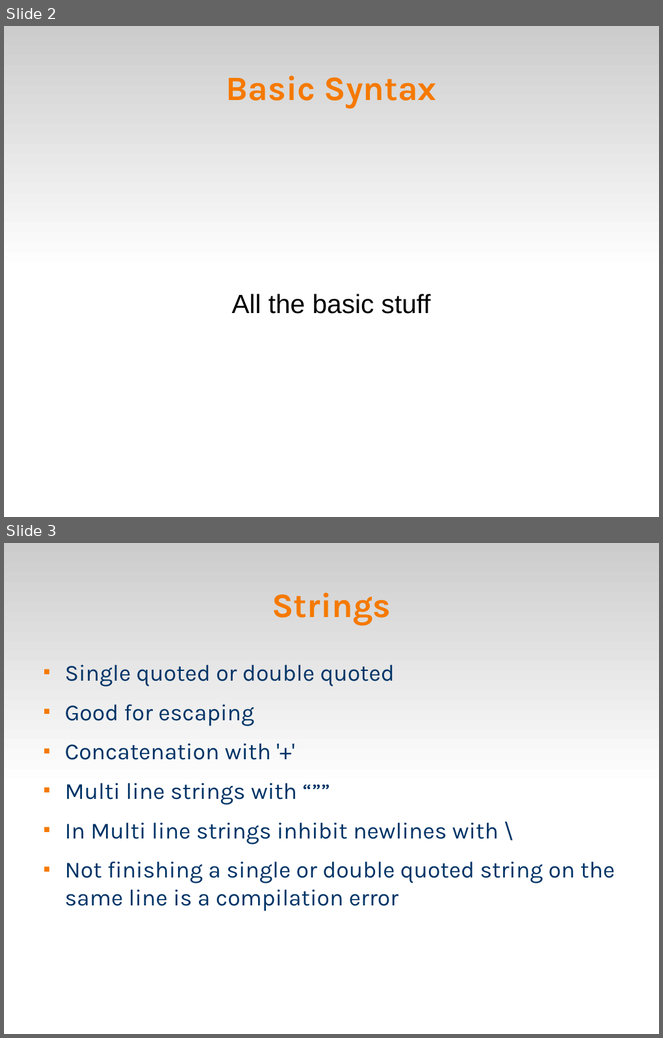
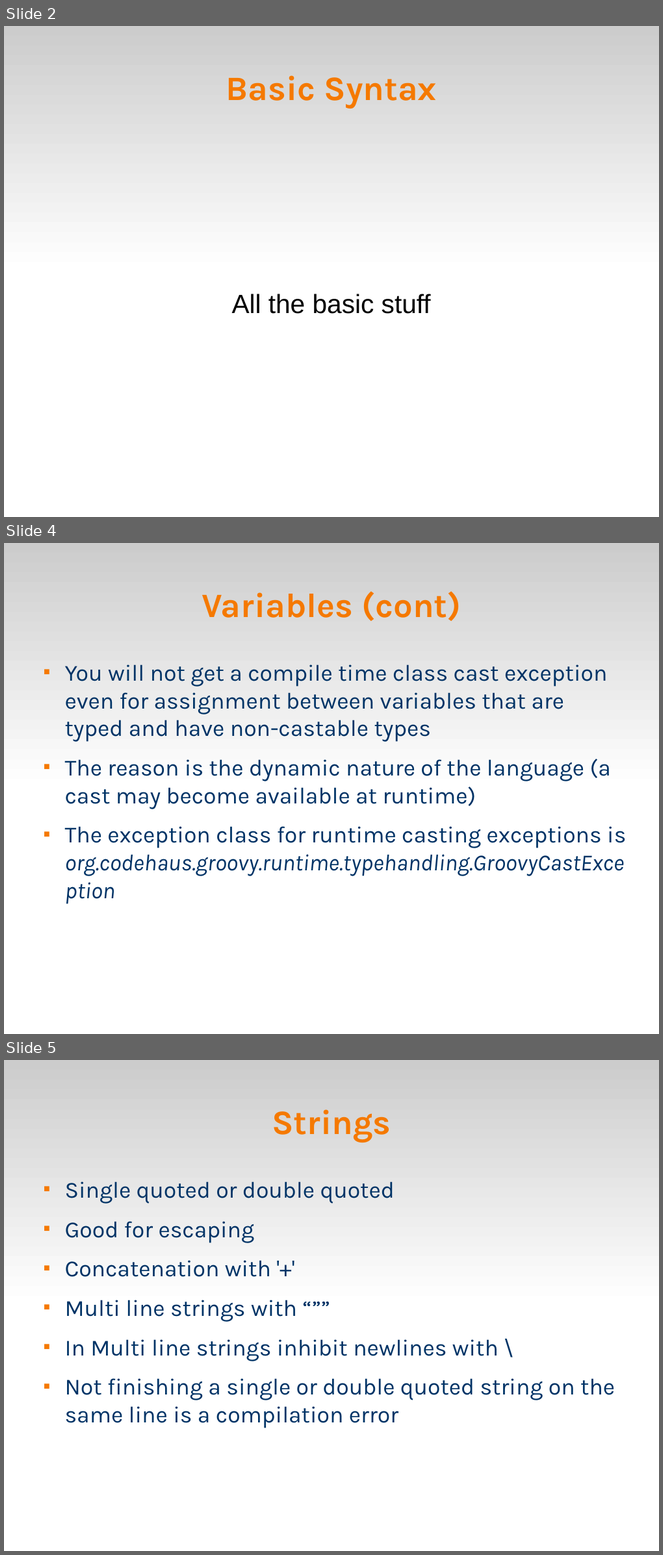
Before and after one commit to veltzer/demos, a slide deck: groovy/groovy.odp. Shown one above the other, each under a label of ours: slides 2 and 3 before the commit, slides 2, 4 and 5 after it; the slides between them are not shown. The pictures are 663x1038 and 663x1555 pixels, drawn with LibreOffice and Linux fonts; fonts in the diff are those of the drawing. Boxes give left, top, right and bottom in pixels: in the first picture for what was removed or moved away, otherwise in the second. Text is boxed around its words. In the diff, an @@ line names an element or a change of style, - is before the commit and + after.

```diff
--- a/groovy/groovy.odp
+++ b/groovy/groovy.odp
@@ slide 4 added at (x1=4, y1=543, x2=659, y2=1034), background #FFFFFF; not listed: 1 template element that a slide beside it also shows @@
@@ title added at (x1=202, y1=591, x2=461, y2=621), 41.4 pt, text #F57900, bold @@
+Variables (cont)
@@ text added at (x1=65, y1=665, x2=626, y2=876), 28 pt, text #003366 @@
+■ You will not get a compile time class cast exception even for assignment between variables that are typed and have non-castable types
+■ The reason is the dynamic nature of the language (a cast may become available at runtime)
+■ The exception class for runtime casting exceptions is org.codehaus.groovy.runtime.typehandling.GroovyCastException
@@ what was slide 3 is now slide 5 @@
```
Also in this commit, not shown: 4 slides changed, 3 other slides added, 10 other files.
